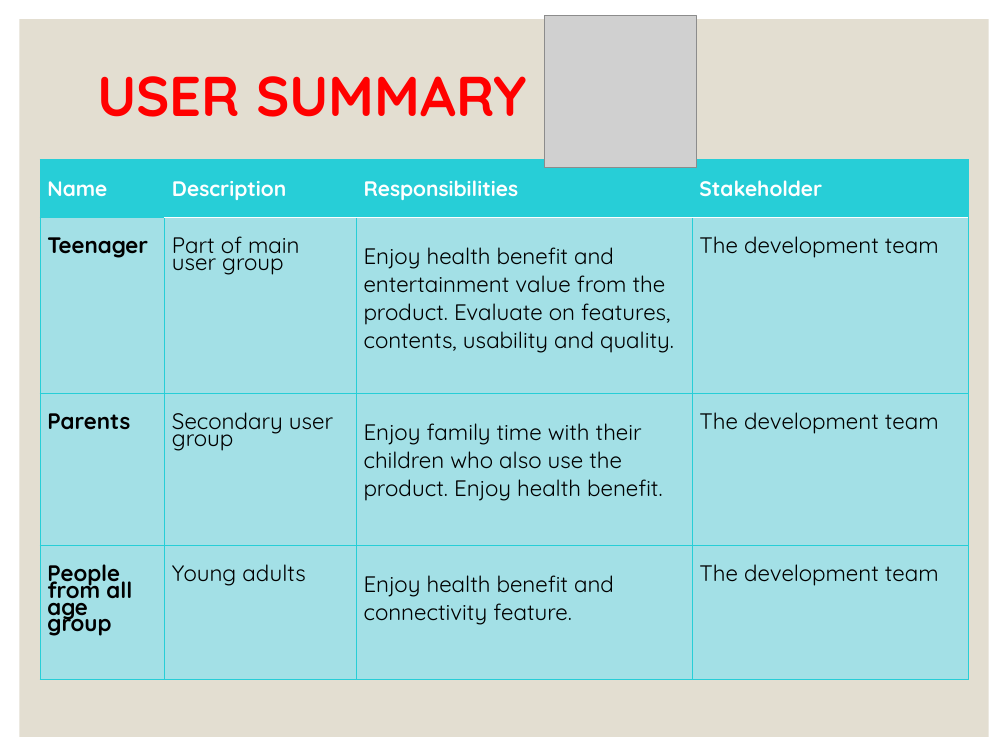
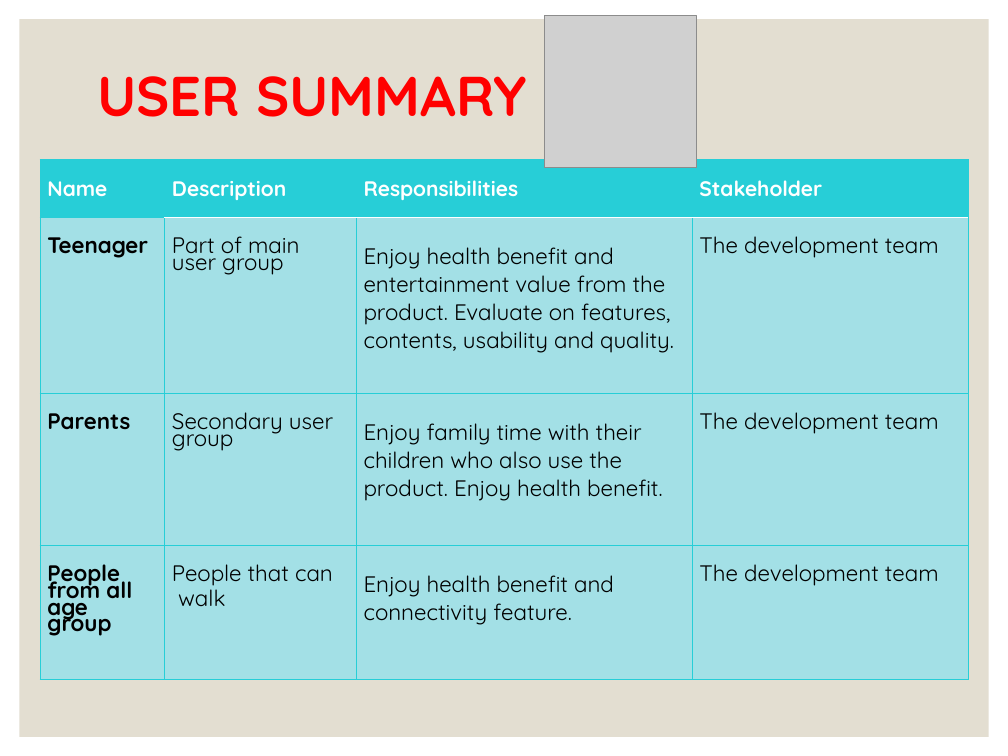
Before and after one commit to ldbach-apcs/cs300-assignment1, a slide deck: slide 9 of doc/D&J.pptx. Drawn at 1008x756 pixels with LibreOffice and Linux fonts; fonts in the diff are those of the drawing; grey boxes stand for pictures. Boxes give left, top, right and bottom in pixels: in the first picture for what was removed or moved away, otherwise in the second. Text is boxed around its words. In the diff, an @@ line names an element or a change of style, - is before the commit and + after.

```diff
--- a/doc/D&J.pptx
+++ b/doc/D&J.pptx
@@ table at bbox=[40, 159, 969, 679] @@
-row 4, column 2: Young adults
+row 4, column 2: People that can / walk
```
Also in this commit, not shown: 3 other slides changed, 11 slides added, 5 slides removed.
